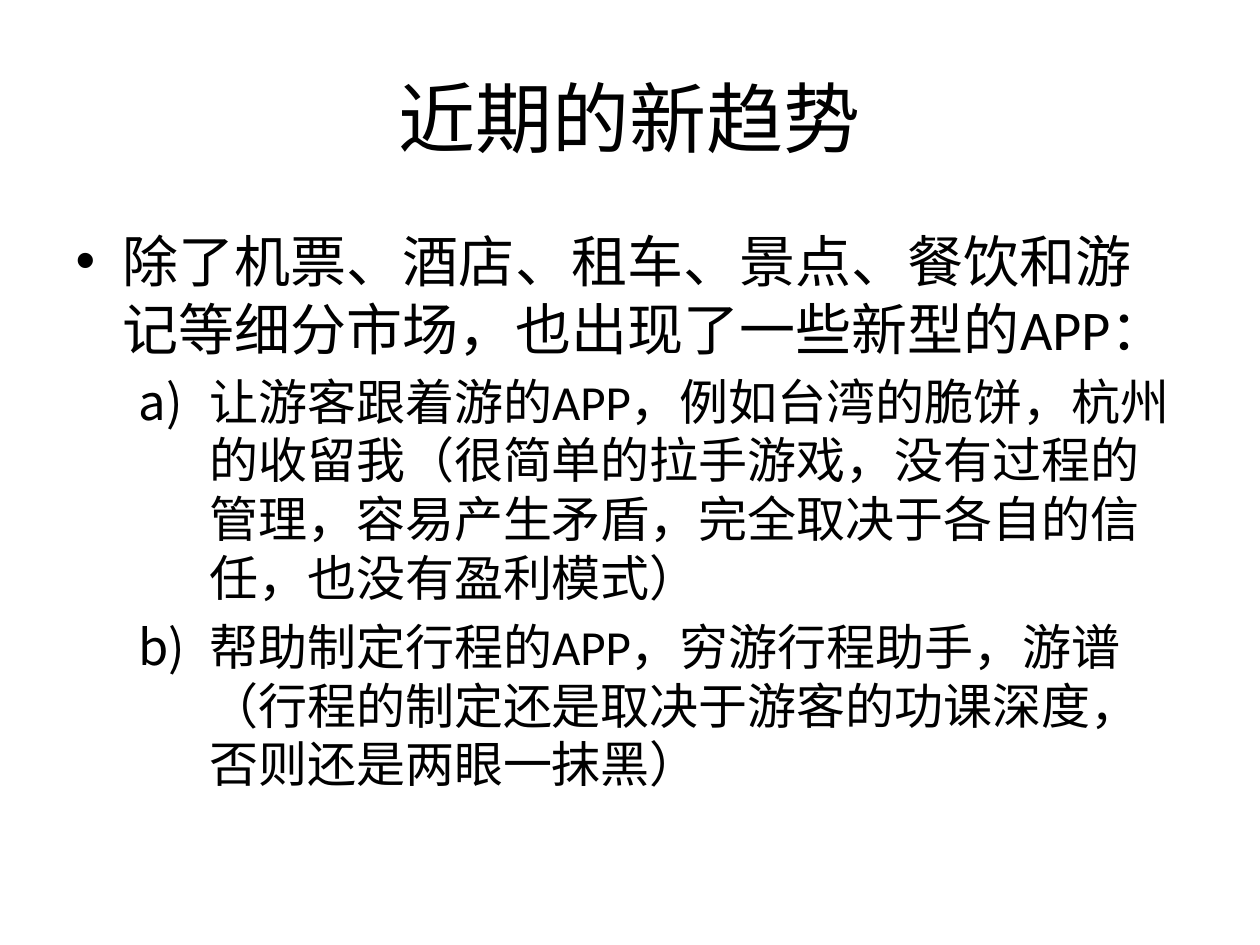
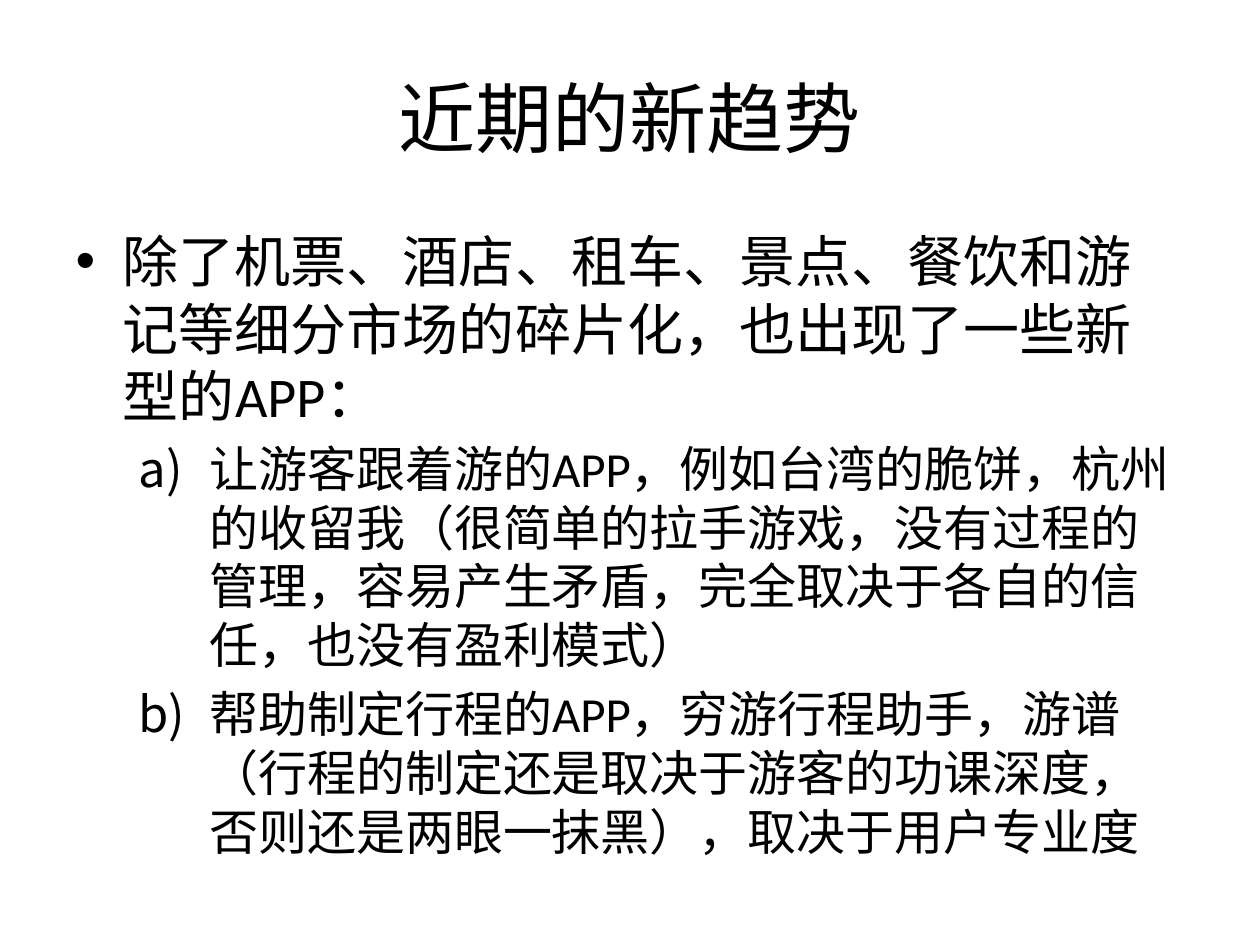
Before and after one commit to Yourtour/yt, a slide deck: slide 7 of yourtour/documents/business/YourTour BP 2.0.pptx. Drawn at 1260x945 pixels with LibreOffice and Linux fonts; fonts in the diff are those of the drawing. Boxes give left, top, right and bottom in pixels: in the first picture for what was removed or moved away, otherwise in the second. Text is boxed around its words. In the diff, an @@ line names an element or a change of style, - is before the commit and + after.

```diff
--- a/yourtour/documents/business/YourTour BP 2.0.pptx
+++ b/yourtour/documents/business/YourTour BP 2.0.pptx
@@ text at <box>123,234,1131,421</box>: text changed @@
-• 除了机票、酒店、租车、景点、餐饮和游记等细分市场，也出现了一些新型的APP：
+• 除了机票、酒店、租车、景点、餐饮和游记等细分市场的碎片化，也出现了一些新型的APP：
@@ text at <box>209,690,1139,855</box>: text changed @@
-  b) 帮助制定行程的APP，穷游行程助手，游谱（行程的制定还是取决于游客的功课深度，否则还是两眼一抹黑）
+  b) 帮助制定行程的APP，穷游行程助手，游谱（行程的制定还是取决于游客的功课深度，否则还是两眼一抹黑），取决于用户专业度
```
Also in this commit, not shown: 12 other slides changed, 3 slides added, 2 other files.
